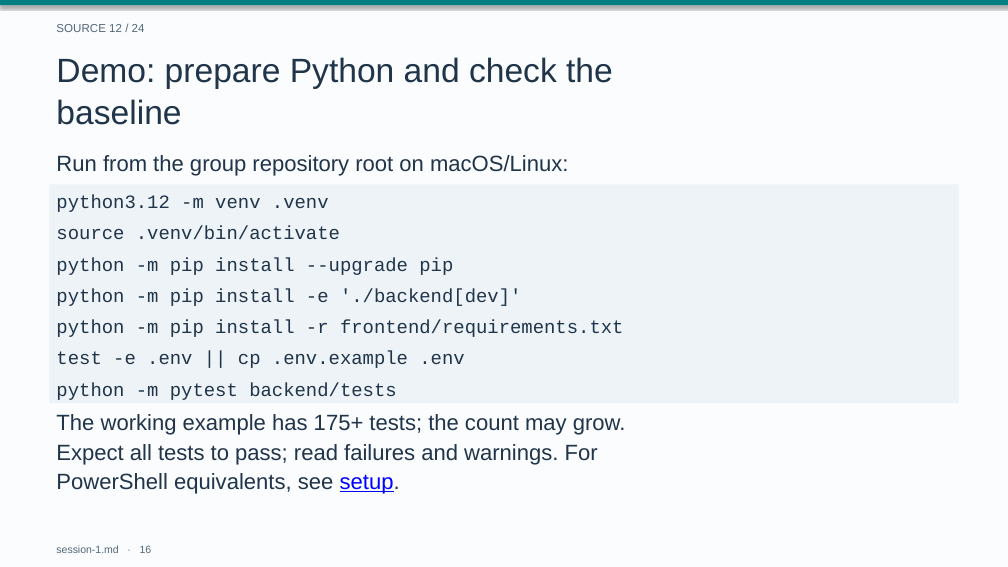
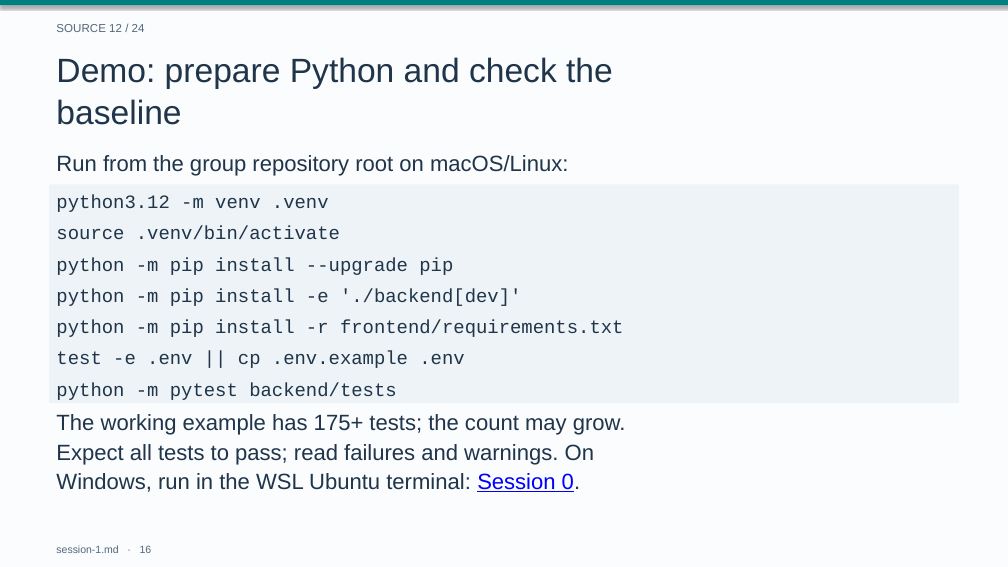
Before and after one commit to drweihungpan-lab/3R-teaching, a slide deck: slide 16 of materials/slides/session-1.pptx. Drawn at 1008x567 pixels with LibreOffice and Linux fonts; fonts in the diff are those of the drawing. Boxes give left, top, right and bottom in pixels: in the first picture for what was removed or moved away, otherwise in the second. Text is boxed around its words. In the diff, an @@ line names an element or a change of style, - is before the commit and + after.

```diff
--- a/materials/slides/session-1.pptx
+++ b/materials/slides/session-1.pptx
@@ text at (56, 414, 626, 492): text changed @@
-The working example has 175+ tests; the count may grow.
-Expect all tests to pass; read failures and warnings. For
-PowerShell equivalents, see setup.
+The working example has 175+ tests; the count may grow.
+Expect all tests to pass; read failures and warnings. On
+Windows, run in the WSL Ubuntu terminal: Session 0.
```
Also in this commit, not shown: 16 other files.
